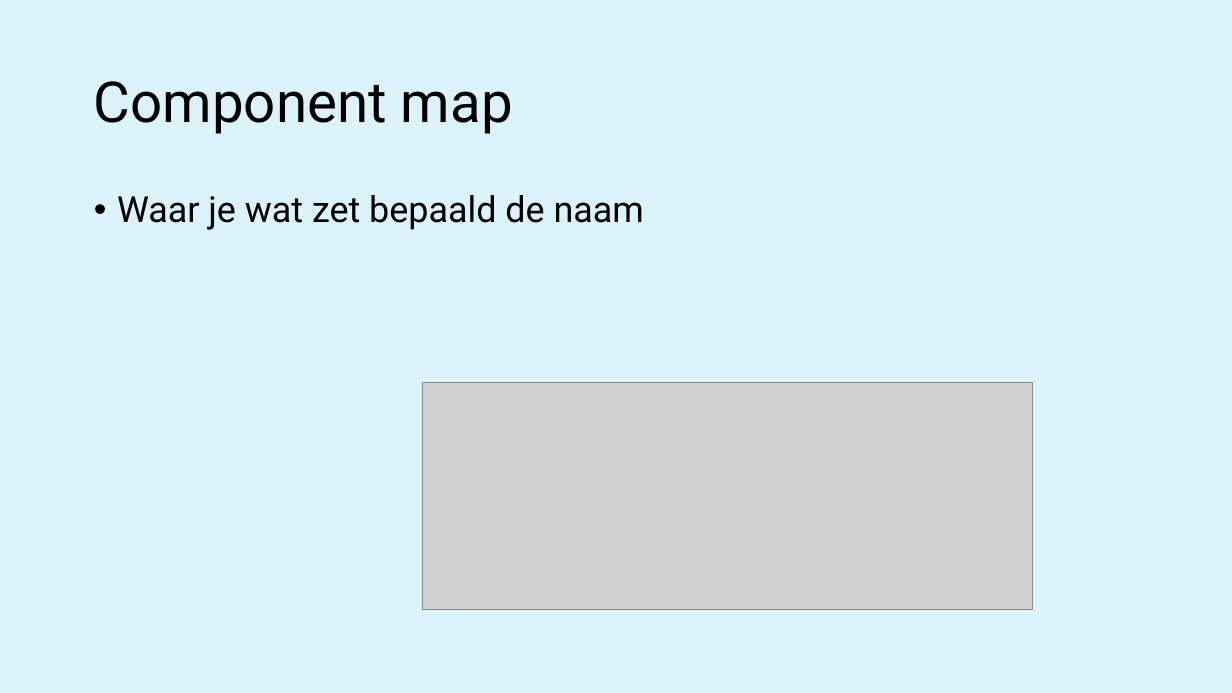
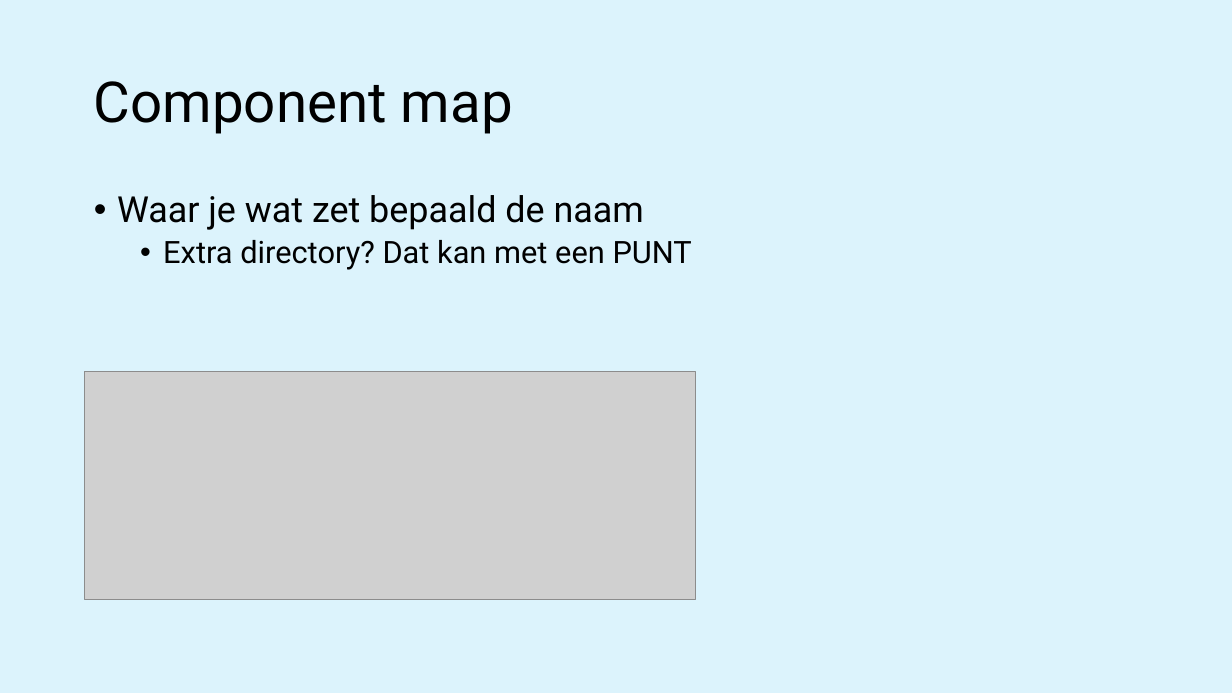
Before and after one commit to progsen/m8prog_laravel, a slide deck: slide 6 of week4 - Blade 2/M8Prog laravel 05 - Component Layouts.pptx (slide 4 before the commit). Drawn at 1232x693 pixels with LibreOffice and Linux fonts; fonts in the diff are those of the drawing; grey boxes stand for pictures. Boxes give left, top, right and bottom in pixels: in the first picture for what was removed or moved away, otherwise in the second. Text is boxed around its words. In the diff, an @@ line names an element or a change of style, - is before the commit and + after.

```diff
--- a/week4 - Blade 2/M8Prog laravel 05 - Component Layouts.pptx
+++ b/week4 - Blade 2/M8Prog laravel 05 - Component Layouts.pptx
@@ text at box(163, 240, 692, 270): paragraph added @@
+  • Extra directory? Dat kan met een PUNT
@@ picture: place and size @@
-picture at box(422, 383, 1033, 610)
+picture at box(85, 372, 696, 599)
```
Also in this commit, not shown: 1 other slide changed, 3 slides added, 12 other files.
